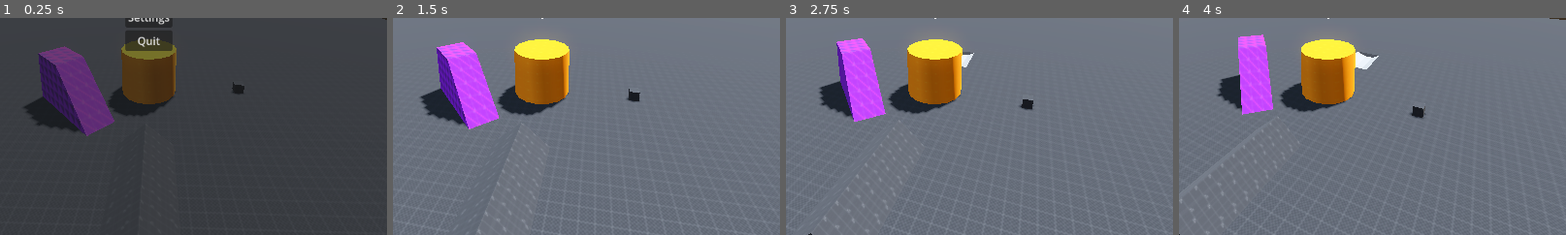
Above: before the commit, frames 1-4 (left to right).
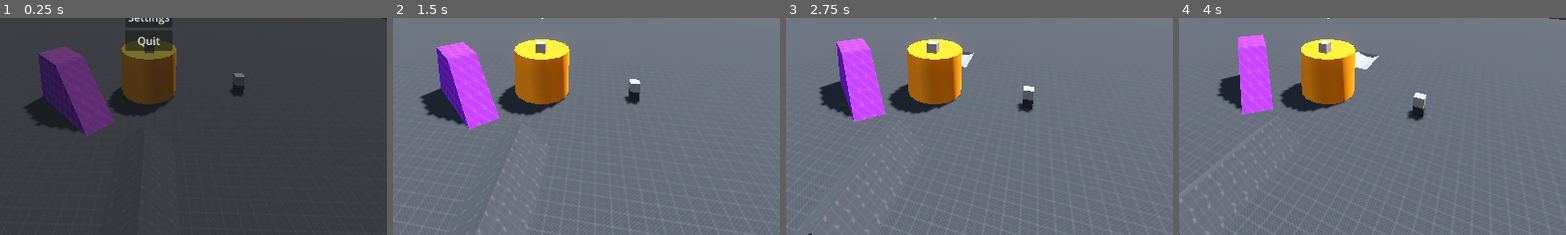
Above: after the commit, the same moments.

Repository: simonkuhlo/Duels1895
Game: Godot game, scene res://Maps/Maps/Testworld/test_world.tscn
Same seed, same stepped clock (60 frames per second), same inputs: the game is played once before the commit and once after it. This scene is started directly instead of the project's main scene.
Inputs (mouse positions are % of the whole screen's width and height, from its top left):
- Up to frame 1 (0.25 s): no input
- Up to frame 2 (1.5 s): click "Resume" at 0.5 s; move the mouse to (55, 50) at 1.27 s; hold W (move_forward) from 1.28 s (still down); hold F (interact, bound only after the commit) from 1.28 s (still down)
- Up to frame 3 (2.75 s): keep holding W (move_forward); tap Space (jump) at 1.52, 2.27 s; move the mouse to (45, 50) at 2.02 s; release F (interact, bound only after the commit) at 2.03 s; tap Shift (sprint) at 2.1 s; tap F (interact, bound only after the commit) at 2.3 s
- Up to frame 4 (4 s): keep holding W (move_forward); move the mouse to (52, 48) at 2.77 s; hold F (interact, bound only after the commit) 2.78-3.53 s; move the mouse to (49, 52) at 3.52 s; tap F (interact, bound only after the commit) at 3.6 s; tap Space (jump) at 3.77 s
The pictures show only the part of the screen within x 31-81%, y 50-100%; the shares and areas given below are measured in that part.

The runs differ from the first frame. In frame 1, 0.2% of the frame differs, in the area x 37-64%, y 10-37%; in frame 2, 0.4%; in frame 3, 0.4%; in frame 4, 0.5%, in the area x 35-64%, y 10-48%.

Commit message:
add world_item pickup functionality

Diff:
--- a/Game/Entities/entity_body.tscn
+++ b/Game/Entities/entity_body.tscn
@@ -1,9 +1,10 @@
-[gd_scene load_steps=10 format=3 uid="uid://vr1rchrbhnqw"]
+[gd_scene load_steps=11 format=3 uid="uid://vr1rchrbhnqw"]
 
-[ext_resource type="Script" uid="uid://cywrhsjqx26hs" path="res://Game/Entities/entity_body_3d.gd" id="1_qtxv7"]
-[ext_resource type="Script" uid="uid://dbblf8tqoy7rc" path="res://Game/Entities/Stats/Scripts/entity_stat.gd" id="2_4y1t2"]
+[ext_resource type="Script" uid="uid://dbdovm17h14m4" path="res://Game/Entities/entity_body_3d.gd" id="1_qtxv7"]
+[ext_resource type="Script" uid="uid://bnm4oqilbtob0" path="res://Game/Entities/Stats/Scripts/entity_stat.gd" id="2_4y1t2"]
 [ext_resource type="PackedScene" uid="uid://bthqp0o7o2bv5" path="res://Game/Item System/System/Inventory Element/Inventory Collection/inventory_collection.tscn" id="2_xufau"]
 [ext_resource type="PackedScene" uid="uid://qnadki4kfuia" path="res://Game/Entities/Stats/entity_stat_holder.tscn" id="4_xufau"]
+[ext_resource type="Script" uid="uid://ru7g2iryem7l" path="res://Game/Entities/interaction_ray_cast_3d.gd" id="5_rke0j"]
 
 [sub_resource type="Resource" id="Resource_v6f86"]
 script = ExtResource("2_4y1t2")
@@ -68,6 +69,14 @@
 transform = Transform3D(1, 0, 0, 0, 1, 0, 0, 0, 1, 0, 0.5, 0)
 current = true
 
+[node name="RayCast3D" type="RayCast3D" parent="Body/Neck/FPVCamera" node_paths=PackedStringArray("parent_entity")]
+target_position = Vector3(0, 0, -5)
+collision_mask = 16
+collide_with_areas = true
+collide_with_bodies = false
+script = ExtResource("5_rke0j")
+parent_entity = NodePath("../../../..")
+
 [node name="SpringArm3D" type="SpringArm3D" parent="Body"]
 transform = Transform3D(1, 0, 0, 0, 0.936886, 0.349635, 0, -0.349635, 0.936886, 0, 0, 0)
 spring_length = 3.0
--- /dev/null
+++ b/Game/Entities/interaction_ray_cast_3d.gd
@@ -0,0 +1,11 @@
+extends RayCast3D
+
+@export var parent_entity:EntityBody3D
+
+func _unhandled_input(event: InputEvent) -> void:
+	if Input.mouse_mode == Input.MOUSE_MODE_VISIBLE:
+		return
+	if event.is_action_pressed("interact"):
+		var collider = get_collider()
+		if collider is InteractionHurtbox:
+			collider.request_interaction(parent_entity)
--- a/Game/Item System/Items/TestItem/test_item.tres
+++ b/Game/Item System/Items/TestItem/test_item.tres
@@ -1,10 +1,12 @@
-[gd_resource type="Resource" script_class="ItemReference" load_steps=2 format=3 uid="uid://d0pfuiioo4pu4"]
+[gd_resource type="Resource" script_class="ItemReference" load_steps=3 format=3 uid="uid://d0pfuiioo4pu4"]
 
-[ext_resource type="Script" uid="uid://jl8omh2pwst6" path="res://Game/Item System/System/item_reference.gd" id="1_xqjib"]
+[ext_resource type="Script" uid="uid://cpykpamshobgw" path="res://Game/Item System/System/item_reference.gd" id="1_xqjib"]
+[ext_resource type="PackedScene" uid="uid://chbyvkb5r0smy" path="res://Game/Item System/Items/TestItem/test_world_item.tscn" id="2_483ay"]
 
 [resource]
 script = ExtResource("1_xqjib")
-id = &""
-item_name = ""
-description = ""
-metadata/_custom_type_script = "uid://jl8omh2pwst6"
+uid = &"item_test"
+item_name = "Testitem"
+description = "XD"
+max_stack_size = 100
+world_item = ExtResource("2_483ay")
--- /dev/null
+++ b/Game/Item System/Items/TestItem/test_world_item.tscn
@@ -0,0 +1,5 @@
+[gd_scene load_steps=2 format=3 uid="uid://chbyvkb5r0smy"]
+
+[ext_resource type="PackedScene" uid="uid://d2t44lfcig42m" path="res://Game/Item System/System/World Item/world_item.tscn" id="1_xm3gh"]
+
+[node name="TestWorldItem" instance=ExtResource("1_xm3gh")]
--- /dev/null
+++ b/Game/Item System/Nodes/world_item_spawner.gd
@@ -0,0 +1,9 @@
+extends Node3D
+
+@export var resource_to_spawn:ItemInstance
+
+func _ready() -> void:
+	if multiplayer.is_server():
+		var world_item:WorldItem = resource_to_spawn.item_reference.world_item.instantiate()
+		world_item._held_slot.receive_item(resource_to_spawn.duplicate())
+		add_child(world_item)
--- /dev/null
+++ b/Game/Item System/Nodes/world_item_spawner.tscn
@@ -0,0 +1,6 @@
+[gd_scene load_steps=2 format=3 uid="uid://cb1t5f6cdur34"]
+
+[ext_resource type="Script" uid="uid://p4wgs83f4ps6" path="res://Game/Item System/Nodes/world_item_spawner.gd" id="1_vdfrs"]
+
+[node name="WorldItemSpawner" type="Marker3D"]
+script = ExtResource("1_vdfrs")
--- a/Game/Item System/System/Inventory Element/Inventory Collection/inventory_collection.gd
+++ b/Game/Item System/System/Inventory Element/Inventory Collection/inventory_collection.gd
@@ -2,6 +2,12 @@
 class_name InventoryCollection
 
 @export var inventories:Array[Inventory] = []
+
+func _ready() -> void:
+	for child in get_children():
+		if child is Inventory:
+			if child not in inventories:
+				add_inventory(child)
 
 func add_inventory(inventory:Inventory) -> void:
 	inventories.append(inventory)
--- a/Game/Item System/System/Inventory Element/Slot/inventory_slot_synchronizer.gd
+++ b/Game/Item System/System/Inventory Element/Slot/inventory_slot_synchronizer.gd
@@ -49,7 +49,7 @@
 		slot_item_instance = new
 		if slot_item_instance:
 			slot_item_instance.properties_changed.connect(_on_slot_item_instance_properties_changed)
-			synchronized_item_uid = slot_item_instance.item_reference.item_uid
+			synchronized_item_uid = slot_item_instance.item_reference.uid
 			synchronized_item_properties = slot_item_instance.properties
 		else:
 			synchronized_item_uid = ""
--- a/Game/Item System/System/World Item/world_item.gd
+++ b/Game/Item System/System/World Item/world_item.gd
@@ -44,3 +44,6 @@
 		set_physics_process(false)
 		set_process(false)
 		collision_shape.disabled = true
+
+func _on_interaction_hurtbox_interaction_requested(entity: EntityBody3D) -> void:
+	on_player_interaction(entity)
--- a/Game/Item System/System/World Item/world_item.tscn
+++ b/Game/Item System/System/World Item/world_item.tscn
@@ -24,7 +24,6 @@
 _held_slot = NodePath("Inventory/InventorySlot")
 interaction_hurtbox = NodePath("InteractionHurtbox")
 collision_shape = NodePath("CollisionShape3D")
-metadata/_custom_type_script = "uid://3a7aipi4tn0v"
 
 [node name="MeshInstance3D" type="MeshInstance3D" parent="."]
 mesh = SubResource("BoxMesh_mtb1x")
@@ -37,9 +36,13 @@
 [node name="InventorySlot" parent="Inventory" instance=ExtResource("3_jif0c")]
 
 [node name="InteractionHurtbox" parent="." instance=ExtResource("2_8ttpb")]
+collision_layer = 16
+collision_mask = 0
 
 [node name="CollisionShape3D" type="CollisionShape3D" parent="InteractionHurtbox"]
 shape = SubResource("BoxShape3D_wospn")
 
 [node name="MultiplayerSynchronizer" type="MultiplayerSynchronizer" parent="."]
 replication_config = SubResource("SceneReplicationConfig_16a8e")
+
+[connection signal="interaction_requested" from="InteractionHurtbox" to="." method="_on_interaction_hurtbox_interaction_requested"]
--- a/Game/Item System/System/default_item_db.tres
+++ b/Game/Item System/System/default_item_db.tres
@@ -1,9 +1,11 @@
-[gd_resource type="Resource" script_class="ItemDB" load_steps=3 format=3 uid="uid://bep2pgkw8ppng"]
+[gd_resource type="Resource" script_class="ItemDB" load_steps=4 format=3 uid="uid://bep2pgkw8ppng"]
 
-[ext_resource type="Script" uid="uid://jl8omh2pwst6" path="res://Game/Item System/System/item_reference.gd" id="1_wk0xn"]
-[ext_resource type="Script" uid="uid://dyrnye40dnsve" path="res://Game/Item System/System/item_reference_db.gd" id="2_uxwt2"]
+[ext_resource type="Script" uid="uid://cpykpamshobgw" path="res://Game/Item System/System/item_reference.gd" id="1_wk0xn"]
+[ext_resource type="Resource" uid="uid://d0pfuiioo4pu4" path="res://Game/Item System/Items/TestItem/test_item.tres" id="2_esggx"]
+[ext_resource type="Script" uid="uid://c8w8repe77tga" path="res://Game/Item System/System/item_reference_db.gd" id="2_uxwt2"]
 
 [resource]
 script = ExtResource("2_uxwt2")
-content = Dictionary[StringName, ExtResource("1_wk0xn")]({})
-metadata/_custom_type_script = "uid://dyrnye40dnsve"
+content = Dictionary[StringName, ExtResource("1_wk0xn")]({
+&"item_test": ExtResource("2_esggx")
+})
--- a/Game/Item System/System/item_instance.gd
+++ b/Game/Item System/System/item_instance.gd
@@ -4,11 +4,12 @@
 signal properties_changed()
 signal request_sync()
 
-var item_reference:ItemReference
+@export var item_reference:ItemReference
 var properties:Dictionary[StringName, Variant] = {"amount" = 1}
-var amount:int:
+@export var amount:int:
 	set(new):
-		new = min(new, item_reference.max_stack_size)
+		if item_reference.max_stack_size:
+			new = min(new, item_reference.max_stack_size)
 		set_property("amount", new)
 	get():
 		return properties.get("amount")
--- a/Game/Item System/System/item_reference.gd
+++ b/Game/Item System/System/item_reference.gd
@@ -1,9 +1,11 @@
 extends Resource
 class_name ItemReference
 
-@export var id:StringName
+@export var uid:StringName
 @export var item_name:String
 @export var description:String
+
+@export var max_stack_size:int = 100
 
 @export var equipped_scene:PackedScene
 @export var equipped_scene_fpv:PackedScene:
--- a/Game/Item System/System/item_reference_db.gd
+++ b/Game/Item System/System/item_reference_db.gd
@@ -5,4 +5,4 @@
 @export var content:Dictionary[StringName, ItemReference] = {}
 @export var add_item:ItemReference:
 	set(new):
-		content[new.id] = new
+		content[new.uid] = new
--- a/Maps/Maps/Testworld/test_world.tscn
+++ b/Maps/Maps/Testworld/test_world.tscn
@@ -10,8 +10,11 @@
 [ext_resource type="Texture2D" uid="uid://cbblk84fquqkb" path="res://Assets/Debug Textures/PNG/Dark/texture_13.png" id="5_i5nfa"]
 [ext_resource type="Texture2D" uid="uid://yp8dk5alji4n" path="res://Assets/Debug Textures/PNG/Purple/texture_11.png" id="8_i5nfa"]
 [ext_resource type="Texture2D" uid="uid://7ghkovkmvowy" path="res://Assets/Debug Textures/PNG/Purple/texture_02.png" id="9_si7et"]
-[ext_resource type="Script" uid="uid://c8r3agj8khox1" path="res://Maps/System/spectator_camera_director.gd" id="10_vkd6p"]
-[ext_resource type="Script" uid="uid://cynpif8v634i3" path="res://Maps/System/player_spawner.gd" id="12_wdtph"]
+[ext_resource type="Script" uid="uid://b3e6ekk32udjw" path="res://Maps/System/spectator_camera_director.gd" id="10_vkd6p"]
+[ext_resource type="Script" uid="uid://c0f1a4e50lbw3" path="res://Maps/System/player_spawner.gd" id="12_wdtph"]
+[ext_resource type="PackedScene" uid="uid://cb1t5f6cdur34" path="res://Game/Item System/Nodes/world_item_spawner.tscn" id="13_kjpmb"]
+[ext_resource type="Script" uid="uid://si4q0pagftsy" path="res://Game/Item System/System/item_instance.gd" id="14_a58uu"]
+[ext_resource type="Resource" uid="uid://d0pfuiioo4pu4" path="res://Game/Item System/Items/TestItem/test_item.tres" id="14_x3ct3"]
 
 [sub_resource type="ProceduralSkyMaterial" id="ProceduralSkyMaterial_dxppu"]
 sky_horizon_color = Color(0.662243, 0.671743, 0.686743, 1)
@@ -54,10 +57,21 @@
 [sub_resource type="StandardMaterial3D" id="StandardMaterial3D_sp1l4"]
 albedo_texture = ExtResource("9_si7et")
 
+[sub_resource type="Resource" id="Resource_x3ct3"]
+script = ExtResource("14_a58uu")
+item_reference = ExtResource("14_x3ct3")
+amount = 5
+metadata/_custom_type_script = "uid://si4q0pagftsy"
+
+[sub_resource type="Resource" id="Resource_1jgxu"]
+script = ExtResource("14_a58uu")
+item_reference = ExtResource("14_x3ct3")
+amount = 5
+metadata/_custom_type_script = "uid://si4q0pagftsy"
+
 [node name="TestWorld" type="Node3D" node_paths=PackedStringArray("player_spawns")]
 script = ExtResource("1_vkd6p")
 player_spawns = [NodePath("PlayerSpawn")]
-metadata/_custom_type_script = "uid://c4nsq07xr6be1"
 
 [node name="PauseMenu" parent="." node_paths=PackedStringArray("parent_world") instance=ExtResource("2_wdtph")]
 parent_world = NodePath("..")
@@ -137,4 +151,12 @@
 _spawnable_scenes = PackedStringArray("uid://715oy5d5svy5")
 spawn_path = NodePath("..")
 
+[node name="WorldItemSpawner2" parent="." instance=ExtResource("13_kjpmb")]
+transform = Transform3D(1, 0, 0, 0, 1, 0, 0, 0, 1, 9.98266, 1.89255, 0)
+resource_to_spawn = SubResource("Resource_x3ct3")
+
+[node name="WorldItemSpawner" parent="." instance=ExtResource("13_kjpmb")]
+transform = Transform3D(1, 0, 0, 0, 1, 0, 0, 0, 1, 0.067746, 6.1756, 0.81631)
+resource_to_spawn = SubResource("Resource_1jgxu")
+
 [connection signal="spawned" from="MultiplayerSpawner" to="." method="_on_multiplayer_spawner_spawned"]
--- a/project.godot
+++ b/project.godot
@@ -64,3 +64,8 @@
 "events": [Object(InputEventKey,"resource_local_to_scene":false,"resource_name":"","device":-1,"window_id":0,"alt_press …(195 unchanged characters)…
 ]
 }
+interact={
+"deadzone": 0.2,
+"events": [Object(InputEventKey,"resource_local_to_scene":false,"resource_name":"","device":-1,"window_id":0,"alt_pressed":false,"shift_pressed":false,"ctrl_pressed":false,"meta_pressed":false,"pressed":false,"keycode":0,"physical_keycode":70,"key_label":0,"unicode":102,"location":0,"echo":false,"script":null)
+]
+}
Not shown: 1 places in Game/Item System/System/Inventory Element/Slot/inventory_slot.tscn that only renumber resources
Not shown: 1 places in Game/Item System/System/World Item/world_item.tscn that only renumber resources
Not shown: 1 places in Maps/Maps/Testworld/test_world.tscn that only renumber resources
